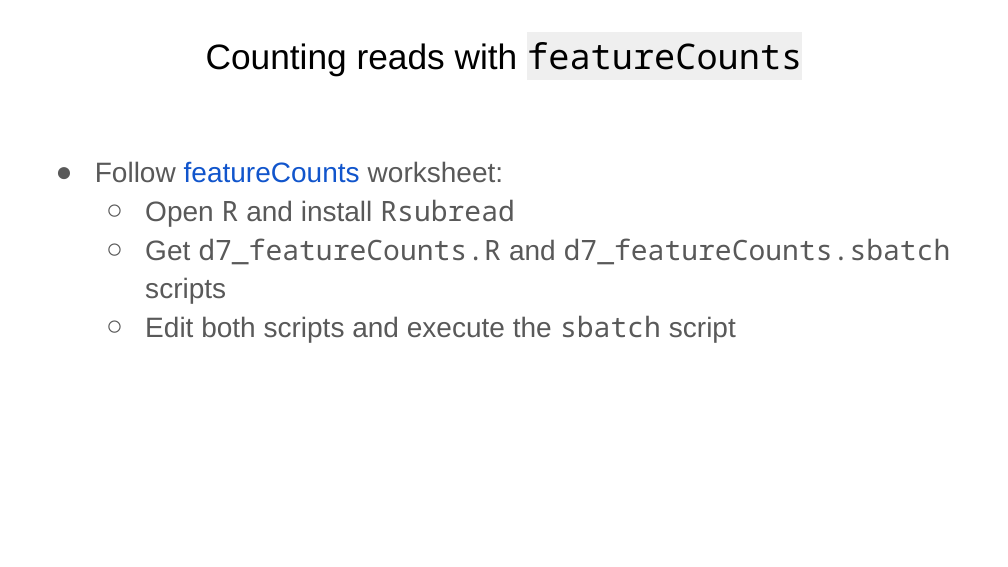
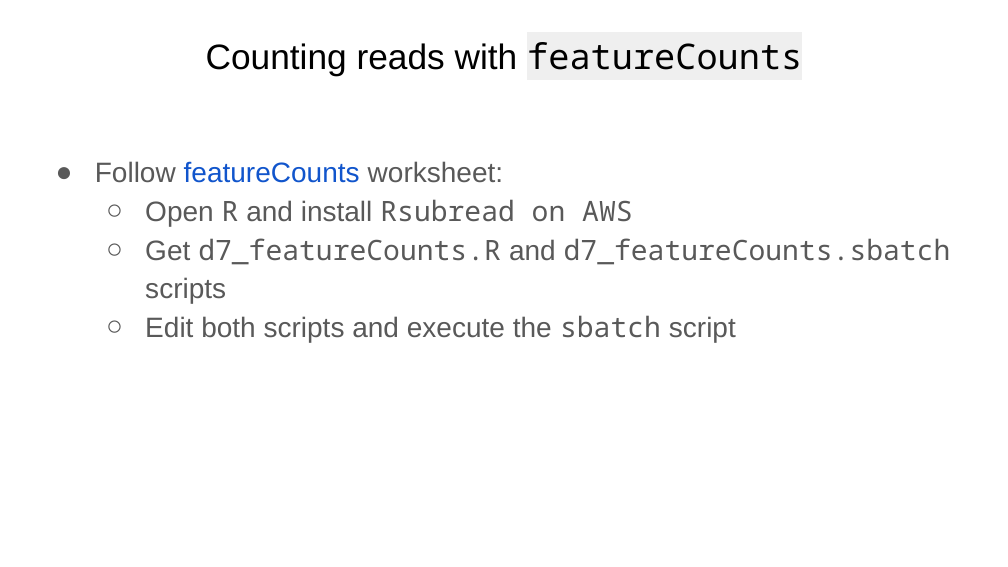
Before and after one commit to Dowell-Lab/srworkshop, a slide deck: slide 5 of projectB/day07/slides/Day7_slides.pptx (slide 8 before the commit). Drawn at 1008x567 pixels with LibreOffice and Linux fonts; fonts in the diff are those of the drawing. Boxes give left, top, right and bottom in pixels: in the first picture for what was removed or moved away, otherwise in the second. Text is boxed around its words. In the diff, an @@ line names an element or a change of style, - is before the commit and + after.

```diff
--- a/projectB/day07/slides/Day7_slides.pptx
+++ b/projectB/day07/slides/Day7_slides.pptx
@@ text at (x1=145, y1=199, x2=632, y2=226): text changed @@
-  ○ Open R and install Rsubread
+  ○ Open R and install Rsubread on AWS
```
Also in this commit, not shown: 1 other slide changed, 1 slide added, 2 slides removed, 2 other files.
